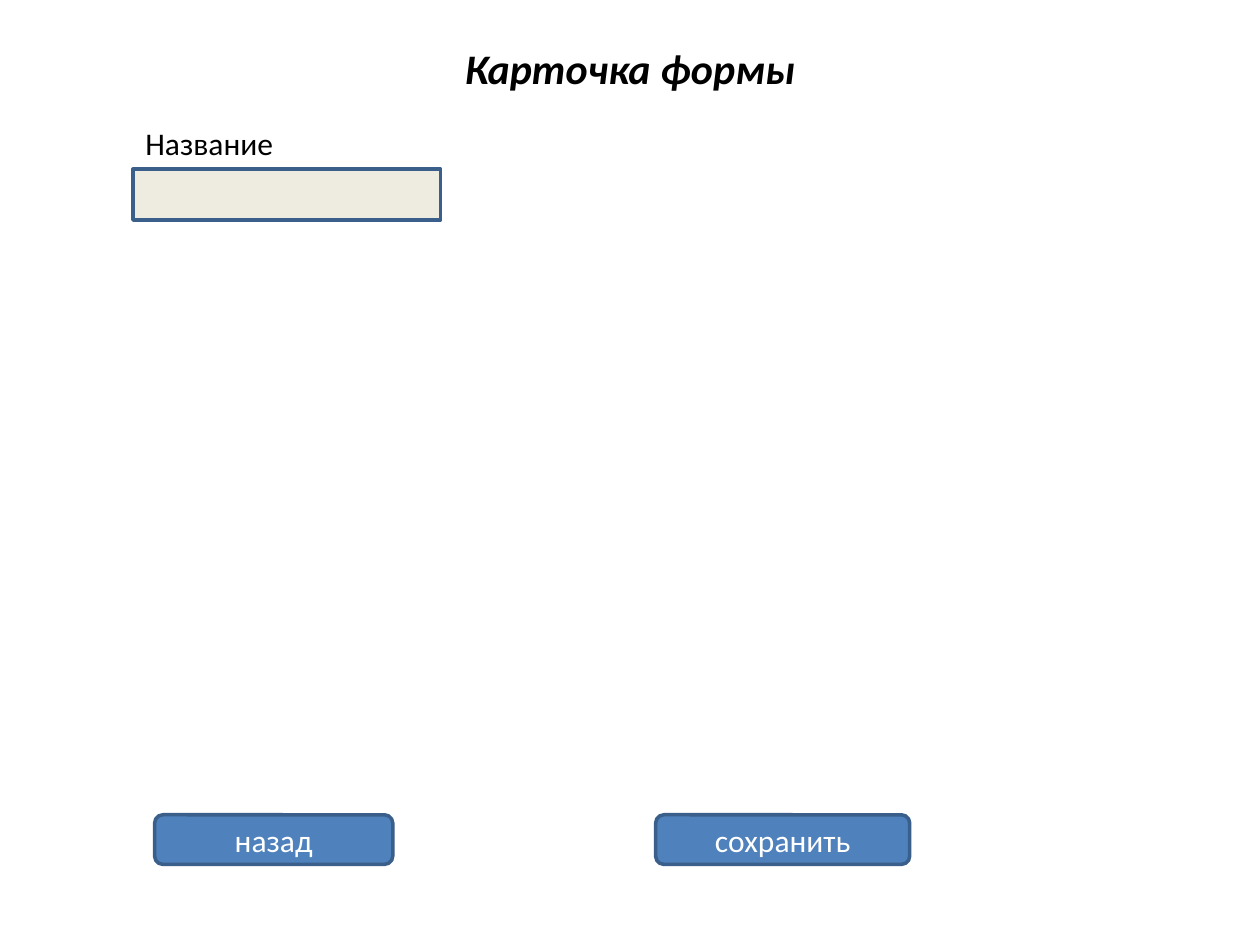
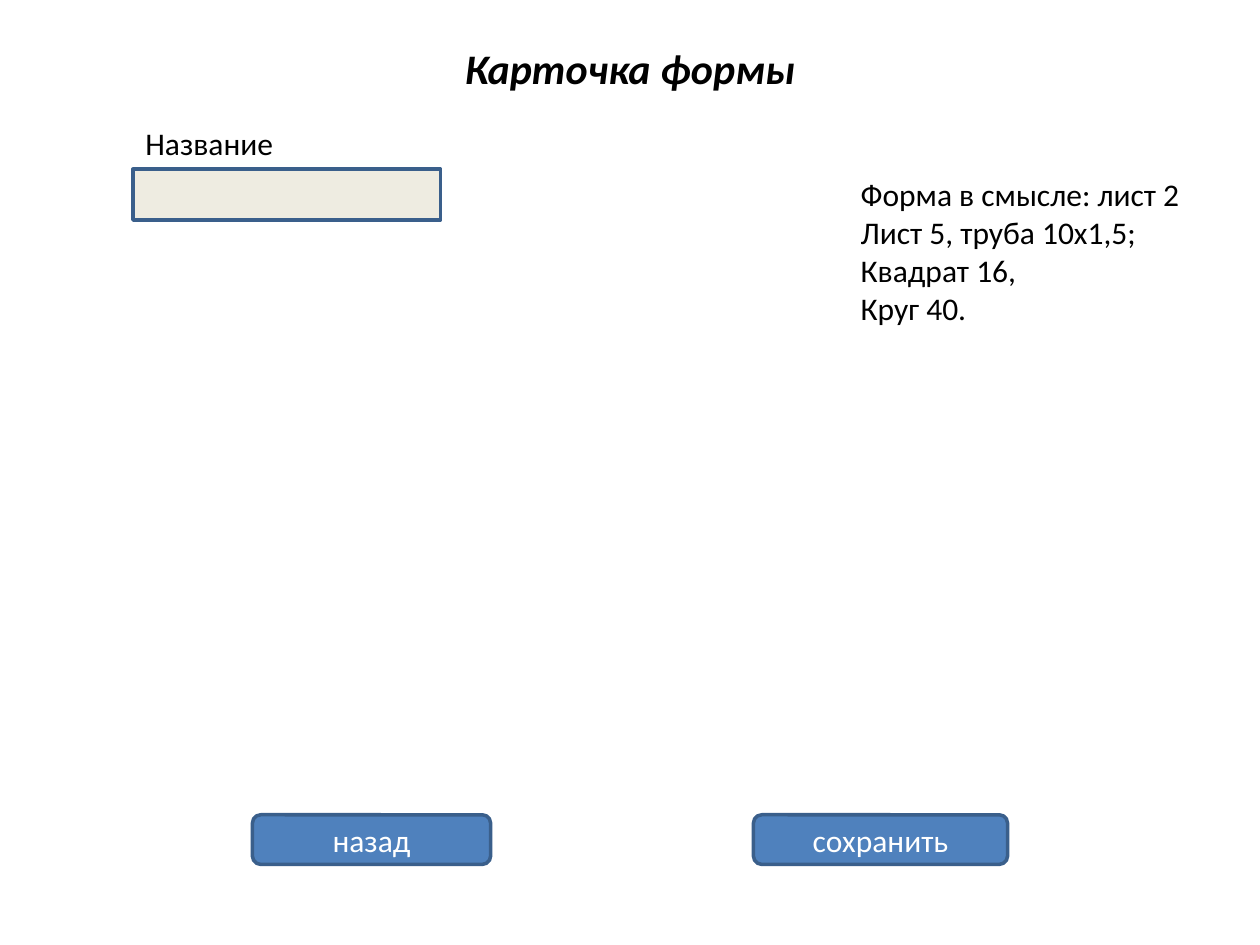
Before and after one commit to ytsep/projects_TPI, a slide deck: slide 8 of ПроектыТПИ.pptx (slide 6 before the commit). Drawn at 1260x945 pixels with LibreOffice and Linux fonts; fonts in the diff are those of the drawing. Boxes give left, top, right and bottom in pixels: in the first picture for what was removed or moved away, otherwise in the second. Text is boxed around its words. In the diff, an @@ line names an element or a change of style, - is before the commit and + after.

```diff
--- a/ПроектыТПИ.pptx
+++ b/ПроектыТПИ.pptx
@@ text added at [861, 185, 1179, 325], 18 pt, text #000000 @@
+Форма в смысле: лист 2
+Лист 5, труба 10х1,5;
+Квадрат 16,
+Круг 40.
@@ rounded rectangle "назад": place and size @@
-rounded rectangle "назад" at [155, 815, 393, 864]
+rounded rectangle "назад" at [252, 815, 490, 864]
@@ rounded rectangle "сохранить": place and size @@
-rounded rectangle "сохранить" at [655, 815, 910, 864]
+rounded rectangle "сохранить" at [753, 815, 1008, 864]
```
Also in this commit, not shown: 5 other slides changed, 2 slides added.
